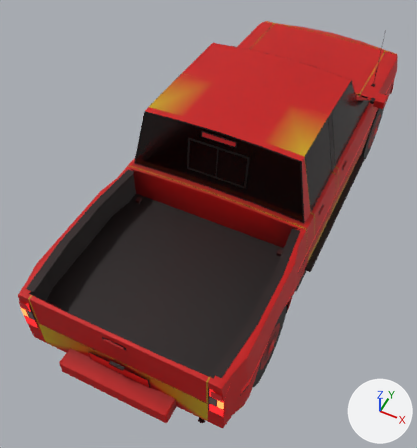
Before and after pictures for a commit that changed the glTF model assets/cars/p17_work_pickup/body.glb.
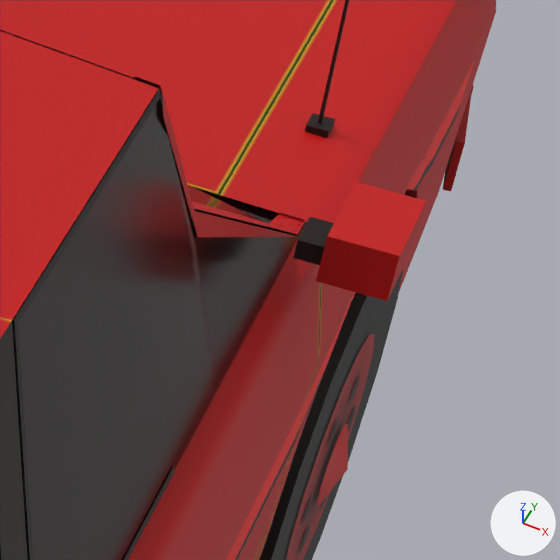
The first picture shows the older version from a 50 mm lens placed at (1.55, -4.05, 4.7), pointed at (-0.15, -0.65, 0.46). The close-ups show the older and then the newer version on the part from 79% to 97% of the width and 15% to 32% of the height of that picture. Only the edits that show in the close-ups are written down. Every picture has the same lights, and +X, +Y and +Z are marked at lower right. Where no turn or scale is listed for an object, it has been applied to the vertices. Vertices at exactly the same position are counted once.

In view in the first close-up: 'antenna', 'body', 'door_r', 'fender_fr', 'glass_door_r', 'glass_windshield', 'hood', 'mirror_r', 'pillar_a_r', 'pillar_b_r', 'seal_door_r', 'wheel_fr_mesh' and 3 more.
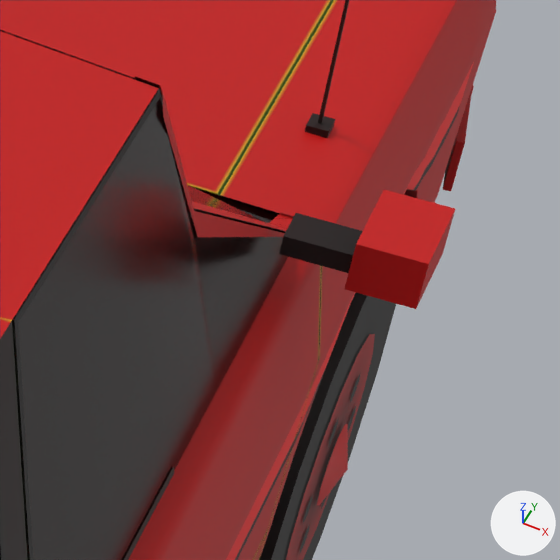
Changed parts and their boxes [x1, y1, x2, y2] in the close-ups (560 x 560 px; the box of a moved part takes in the faces that stretch with it):
'mirror_r', reshaped (31% wider): before [293, 182, 427, 301]; after [279, 189, 455, 309]
part 1 of me_mirror_r, moved or reshaped: before [316, 182, 427, 301]; after [344, 189, 455, 309]
part 2 of me_mirror_r, moved or reshaped: before [293, 217, 334, 265]; after [279, 213, 363, 273]

The change, as a diff of the scene's bpy script:
```diff
--- a/assets/cars/p17_work_pickup/body.glb.py
+++ b/assets/cars/p17_work_pickup/body.glb.py
@@ me_mirror_r @@
 # used by ob_mirror_r; location = (0.9, 1.15, 0.811)
-me_mirror_r.from_pydata(...)  # 16 vertices, 24 faces; spans x -0.05..0.09, y -0.17..-0.03, z 0.3181..0.3931
+me_mirror_r.from_pydata(...)  # 16 vertices, 24 faces; spans x -0.07..0.13, y -0.17..-0.03, z 0.3181..0.3931
+# me_mirror_r part 1: the loose piece of 8 vertices spanning x -0.01..0.09, y -0.17..-0.03, z 0.3181..0.3931 is moved by (0.04, 0.0, 0.0)
+# me_mirror_r part 2: the loose piece of 8 vertices spanning x -0.05..0.01, y -0.15..-0.09, z 0.3306..0.3606 is scaled about its middle by (2, 1, 1), then moved by (0.01, 0.0, 0.0)
 me_mirror_r.materials.append(mat_paint)
```
